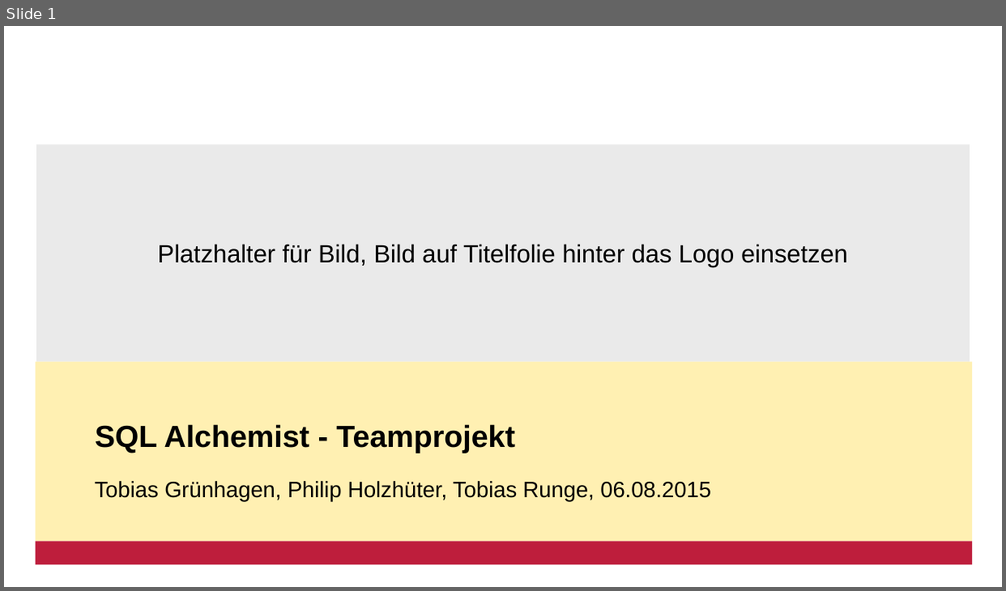
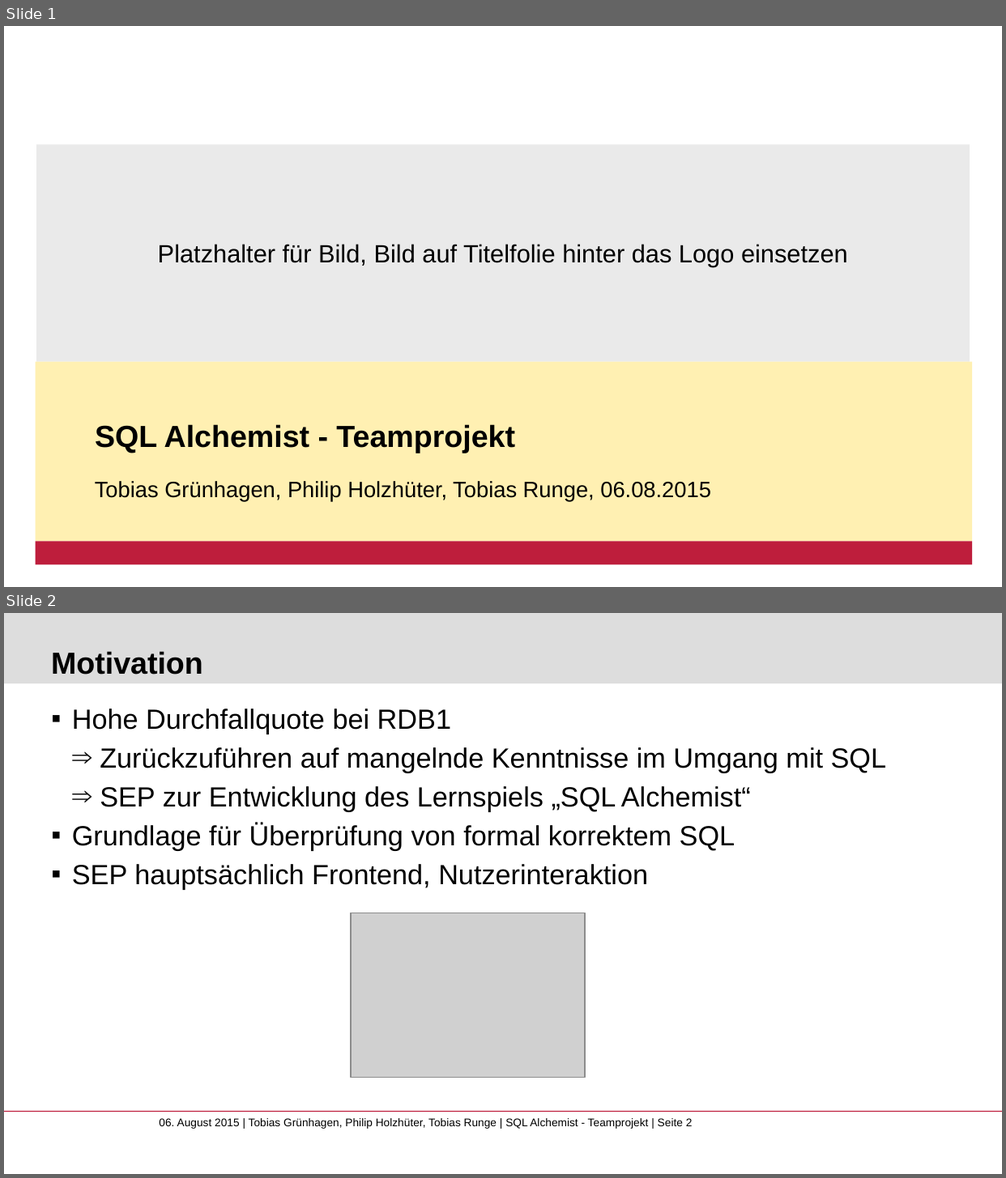
Before and after one commit to ifis-tu-bs/SQL-Alchemist-Teamprojekt, a slide deck: docs/Präsentation_SQL Alchemist Teamprojekt_Tobias Grünhagen_Philip Holzhüter_Tobias Runge.pptx. Shown one above the other, each under a label of ours: slide 1 before the commit, slides 1 and 2 after it. The pictures are 1006x591 and 1006x1178 pixels, drawn with LibreOffice and Linux fonts; fonts in the diff are those of the drawing; grey boxes stand for pictures; background and template pictures are left out. Boxes give left, top, right and bottom in pixels: in the first picture for what was removed or moved away, otherwise in the second. Text is boxed around its words. In the diff, an @@ line names an element or a change of style, - is before the commit and + after.

```diff
--- a/docs/Präsentation_SQL Alchemist Teamprojekt_Tobias Grünhagen_Philip Holzhüter_Tobias Runge.pptx
+++ b/docs/Präsentation_SQL Alchemist Teamprojekt_Tobias Grünhagen_Philip Holzhüter_Tobias Runge.pptx
@@ slide 2 added at <box>4,613,1002,1174</box>, background #FFFFFF @@
@@ rectangle added at <box>4,613,1002,683</box>, fill #DDDDDD @@
@@ title added at <box>51,651,203,675</box>, 22 pt, text #000000, bold @@
+Motivation
@@ text added at <box>72,709,887,889</box>, 20 pt, text #000000 @@
+  ▪ Hohe Durchfallquote bei RDB1
+    ⇒ Zurückzuführen auf mangelnde Kenntnisse im Umgang mit SQL
+    ⇒ SEP zur Entwicklung des Lernspiels „SQL Alchemist“
+  ▪ Grundlage für Überprüfung von formal korrektem SQL
+  ▪ SEP hauptsächlich Frontend, Nutzerinteraktion
@@ picture added at <box>351,914,585,1077</box> @@
@@ line added from (4, 1112) to (1002, 1112), #BE1E3C 0.75 pt @@
@@ text added at <box>159,1118,692,1129</box>, 8 pt, text #000000 @@
+06. August 2015 | Tobias Grünhagen, Philip Holzhüter, Tobias Runge | SQL Alchemist - Teamprojekt | Seite 2
```
Also in this commit, not shown: 3 slides changed, 18 other slides added, 5 slides removed, 5 other files.
